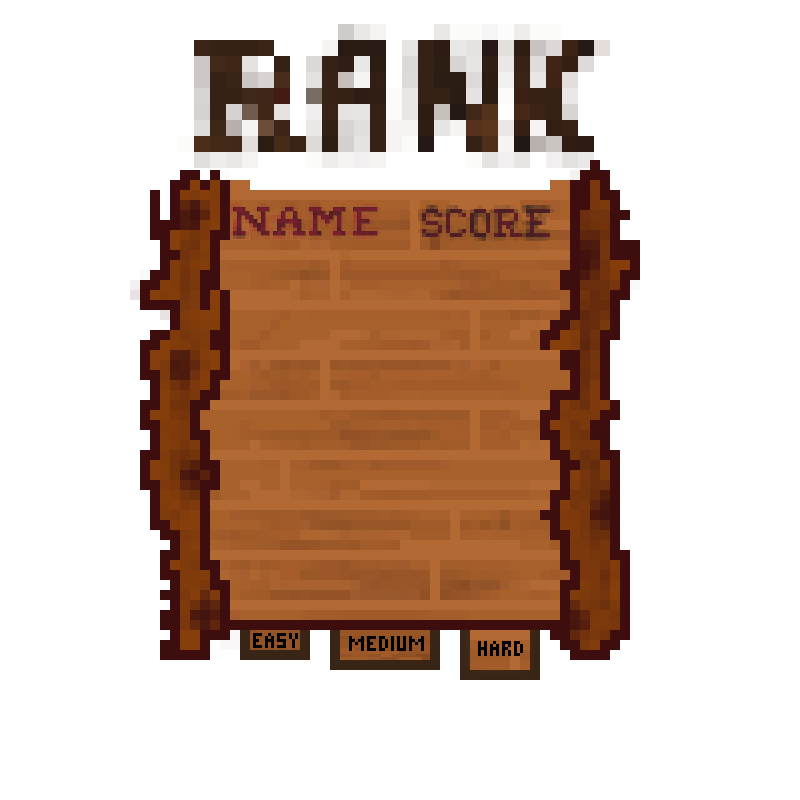
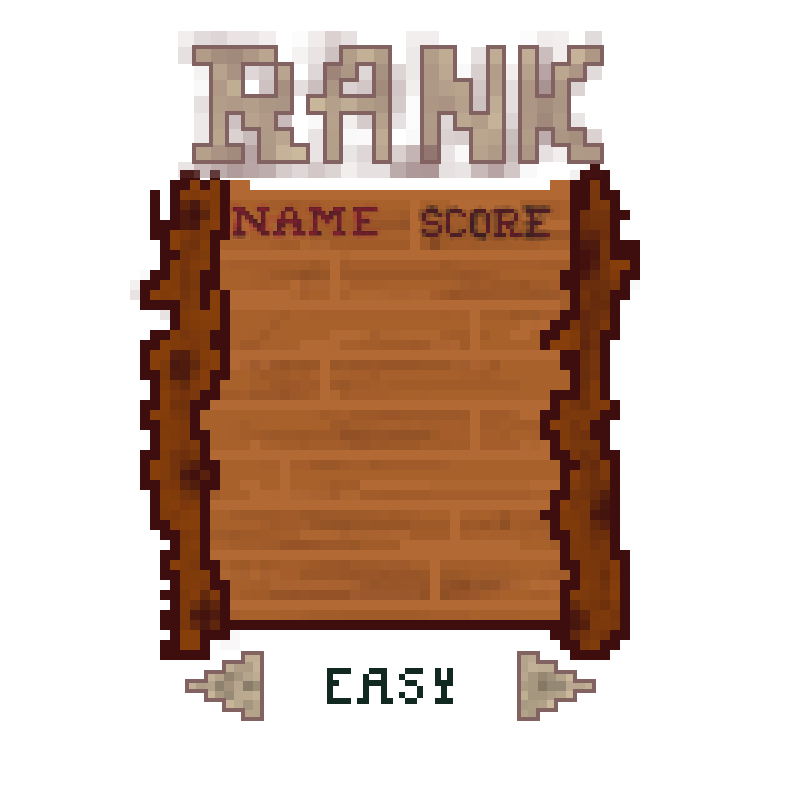
Layer changes from the first w=800, h=800 image to the second:
painted on "easy" over (x1=240, y1=630, x2=453, y2=704)
hid "medium", painted on it over (x1=273, y1=630, x2=507, y2=704)
renamed "Pasted Layer copy" to "a #4", painted on it over (x1=185, y1=641, x2=596, y2=721)
removed layer "Pasted Layer #2" over (x1=460, y1=630, x2=540, y2=680)
added layer "a #2" above "a #1" over (x1=178, y1=31, x2=604, y2=178)
hid "a #1", moved it above "Pasted Layer #1", painted on it over (x1=194, y1=47, x2=598, y2=163)
hid "Pasted Layer #1", moved it above "Score", painted on it over (x1=178, y1=24, x2=610, y2=168)
